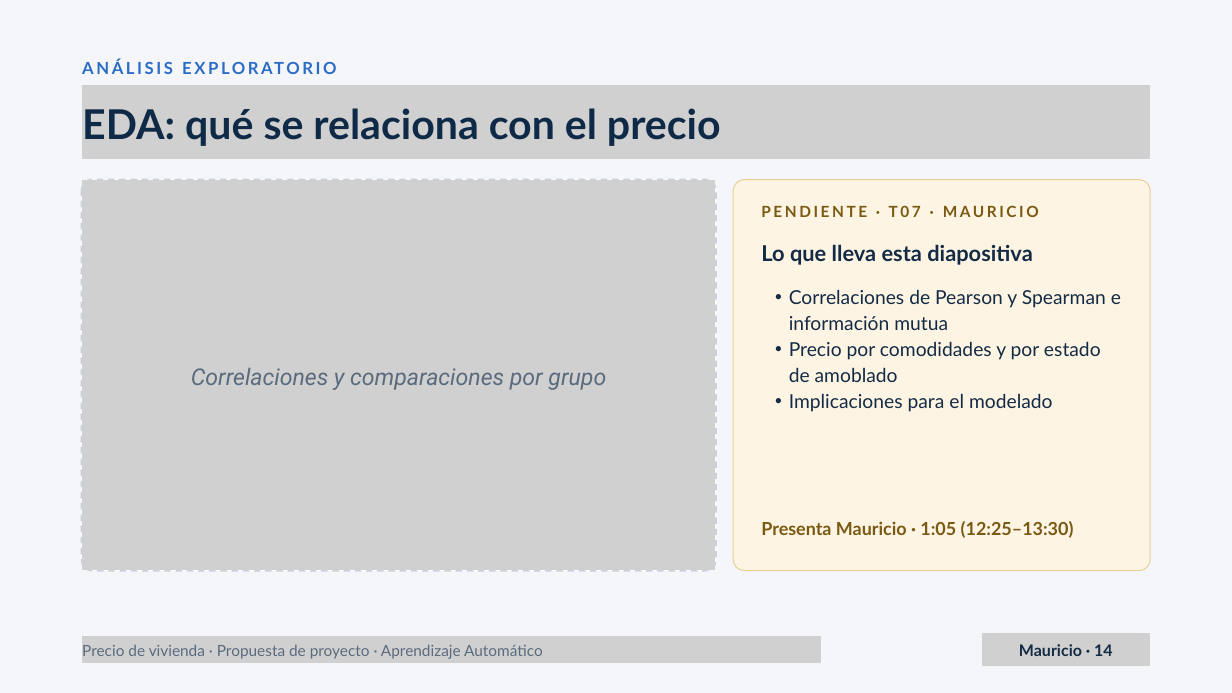
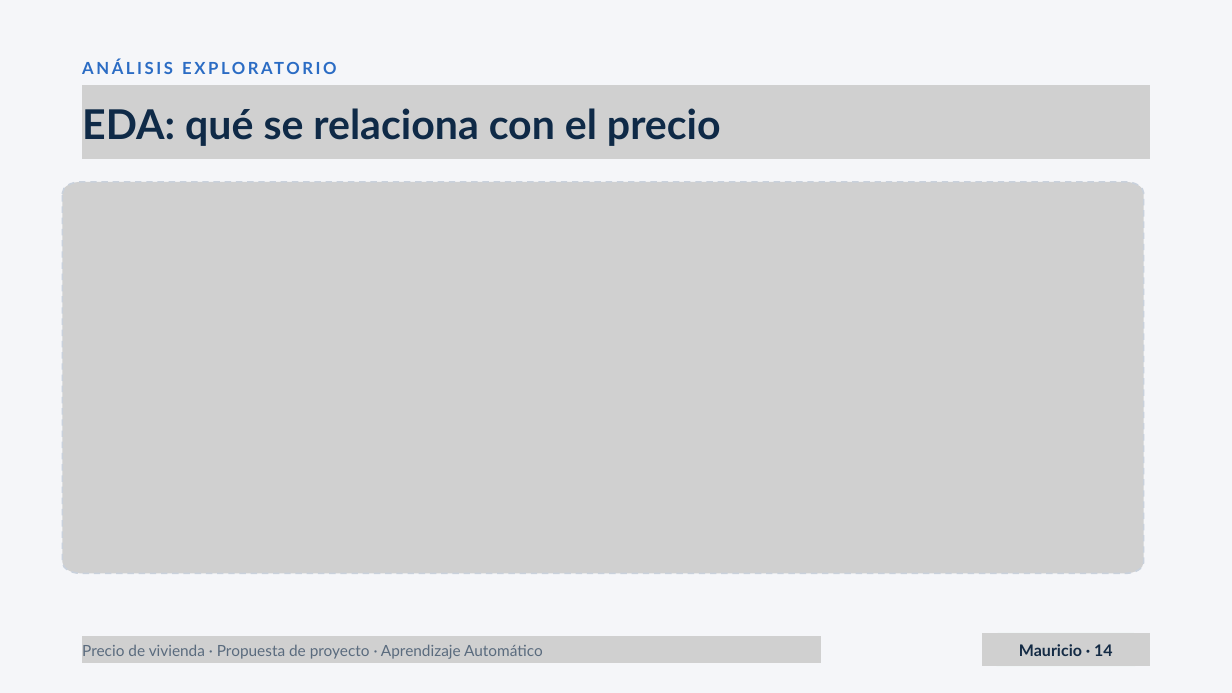
Before and after one commit to Juanm0331123/ml-precio-vivienda, a slide deck: slide 14 of docs/entregable_1/Propuesta_ML_Precio_Vivienda.pptx. Drawn at 1232x693 pixels with LibreOffice and Linux fonts; fonts in the diff are those of the drawing; grey boxes stand for pictures. Boxes give left, top, right and bottom in pixels: in the first picture for what was removed or moved away, otherwise in the second. Text is boxed around its words. In the diff, an @@ line names an element or a change of style, - is before the commit and + after.

Commit message:
T13: versión final de las diapositivas exportada desde Canva

```diff
--- a/docs/entregable_1/Propuesta_ML_Precio_Vivienda.pptx
+++ b/docs/entregable_1/Propuesta_ML_Precio_Vivienda.pptx
@@ freeform shape removed at (81, 179, 716, 571) @@
@@ picture: place and size @@
-picture at (82, 180, 715, 570)
+picture at (62, 182, 1143, 573)
@@ freeform shape removed at (733, 180, 1150, 571) @@
@@ text removed at (761, 205, 1039, 217) @@
-PENDIENTE · T07 · MAURICIO
@@ text removed at (761, 244, 1033, 265) @@
-Lo que lleva esta diapositiva
@@ text removed at (789, 289, 1121, 412) @@
-  • Correlaciones de Pearson y Spearman e información mutua
-  • Precio por comodidades y por estado de amoblado
-  • Implicaciones para el modelado
@@ text removed at (191, 368, 606, 390) @@
-Correlaciones y comparaciones por grupo
@@ text removed at (761, 521, 1074, 538) @@
-Presenta Mauricio · 1:05 (12:25–13:30)
```
Also in this commit, not shown: 5 other slides changed, 3 slides added, 3 slides removed, 1 other file.
